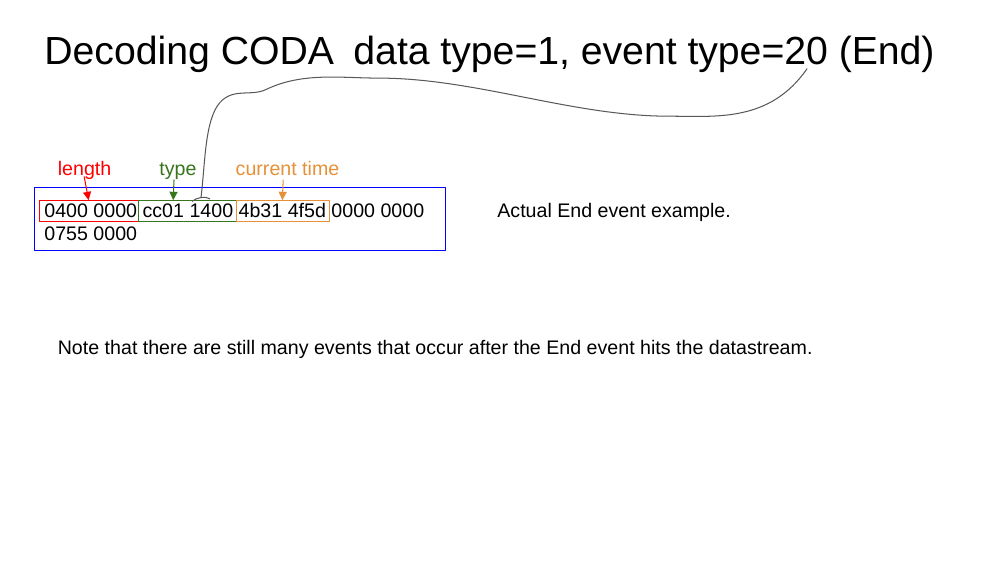
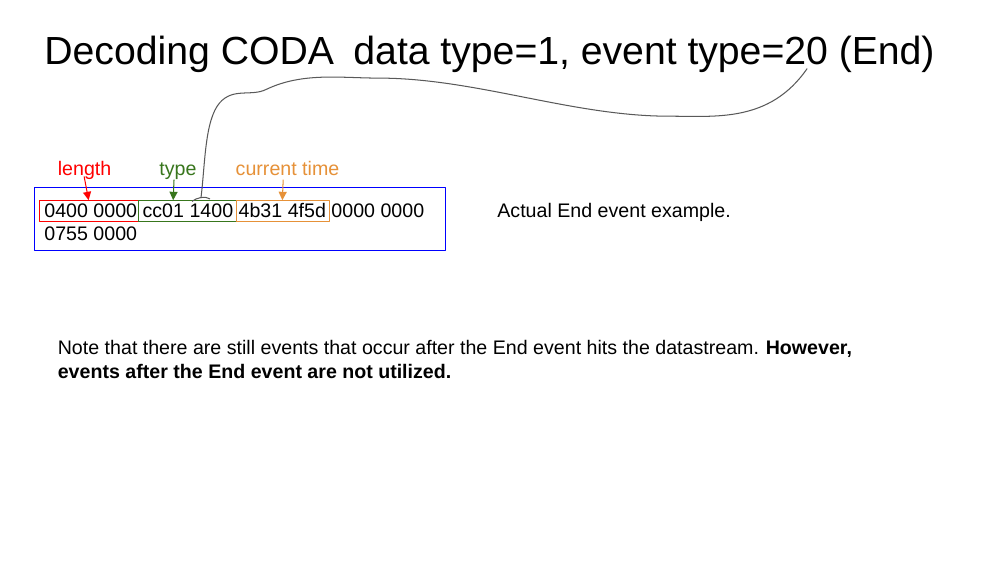
Before and after one commit to jonesdc76/moller_analyser, a slide deck: slide 9 of DecodeMollerCODA.pptx. Drawn at 1008x567 pixels with LibreOffice and Linux fonts; fonts in the diff are those of the drawing. Boxes give left, top, right and bottom in pixels: in the first picture for what was removed or moved away, otherwise in the second. Text is boxed around its words. In the diff, an @@ line names an element or a change of style, - is before the commit and + after.

Commit message:
More mods to unix time and documentation slides.

```diff
--- a/DecodeMollerCODA.pptx
+++ b/DecodeMollerCODA.pptx
@@ text at <box>58,339,852,379</box>: text changed @@
-Note that there are still many events that occur after the End event hits the datastream.
+Note that there are still events that occur after the End event hits the datastream. However, events after the End event are not utilized.
```
Also in this commit, not shown: 2 other files.
